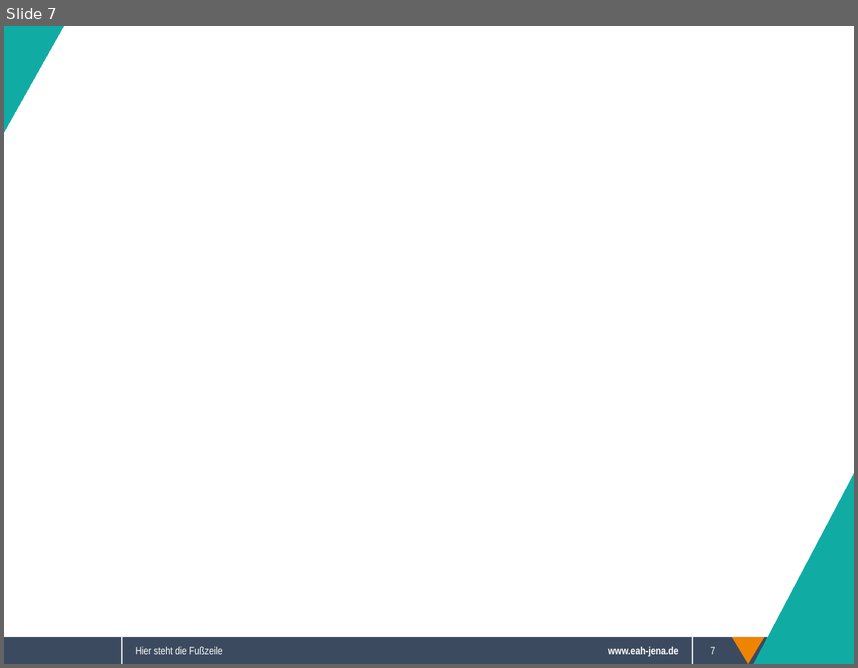
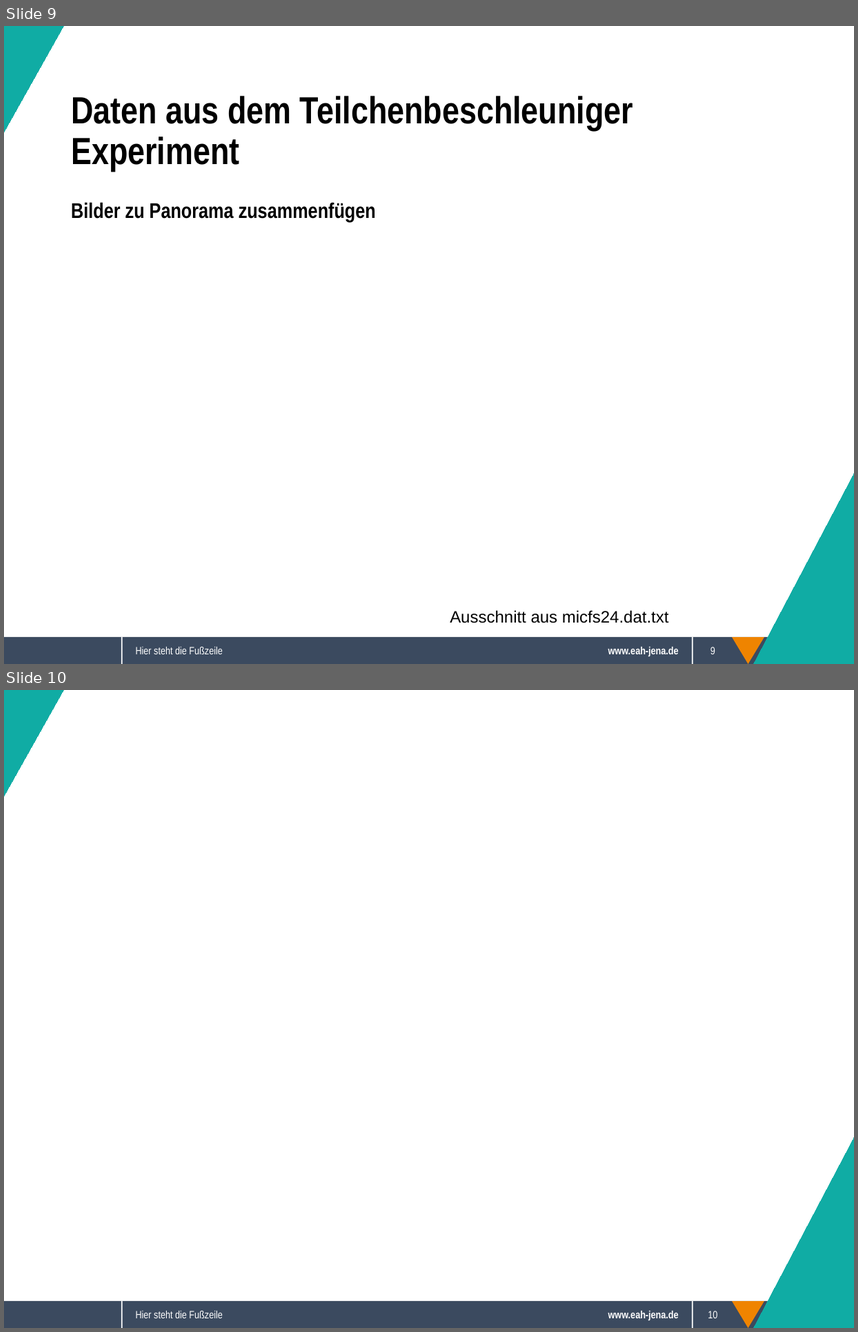
Before and after one commit to Sappy5053/Komplexpraktikum, a slide deck: Präsentation.odp. Shown one above the other, each under a label of ours: slide 7 before the commit, slides 9 and 10 after it. The pictures are 858x668 and 858x1332 pixels, drawn with LibreOffice and Linux fonts; fonts in the diff are those of the drawing; background and template pictures are left out. Boxes give left, top, right and bottom in pixels: in the first picture for what was removed or moved away, otherwise in the second. Text is boxed around its words. In the diff, an @@ line names an element or a change of style, - is before the commit and + after.

```diff
--- a/Präsentation.odp
+++ b/Präsentation.odp
@@ slide 9 added at <box>4,26,854,664</box>, background #FFFFFF; not listed: 5 template elements that a slide beside it also shows @@
@@ right triangle added at <box>4,26,63,132</box>, fill #10ACA4, outline #10ACA4 0 pt @@
@@ text added at <box>71,96,633,171</box>, 32 pt, text #000000, bold @@
+Daten aus dem Teilchenbeschleuniger Experiment
@@ text added at <box>71,202,376,222</box>, 18 pt, text #000000, bold @@
+Bilder zu Panorama zusammenfügen
@@ right triangle added at <box>754,474,854,664</box>, fill #10ACA4, outline #10ACA4 0 pt @@
@@ text added at <box>450,610,669,623</box>, 14 pt, text #000000 @@
+Ausschnitt aus micfs24.dat.txt
@@ text added at <box>136,646,222,654</box>, 9 pt, text #FFFFFF @@
+Hier steht die Fußzeile
@@ page number added at <box>711,646,715,654</box>, 9 pt, text #FFFFFF @@
+9
@@ what was slide 7 is now slide 10 @@
@@ page number at <box>708,1310,717,1318</box>: text changed @@
-7
+10
```
Also in this commit, not shown: 2 slides changed, 2 other slides added, 17 other files.
